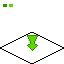
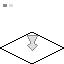
Layer changes from the first 64x64 image to the second:
painted on "up" over box(27, 35, 38, 51)
painted on "Background" over box(3, 4, 13, 7)
